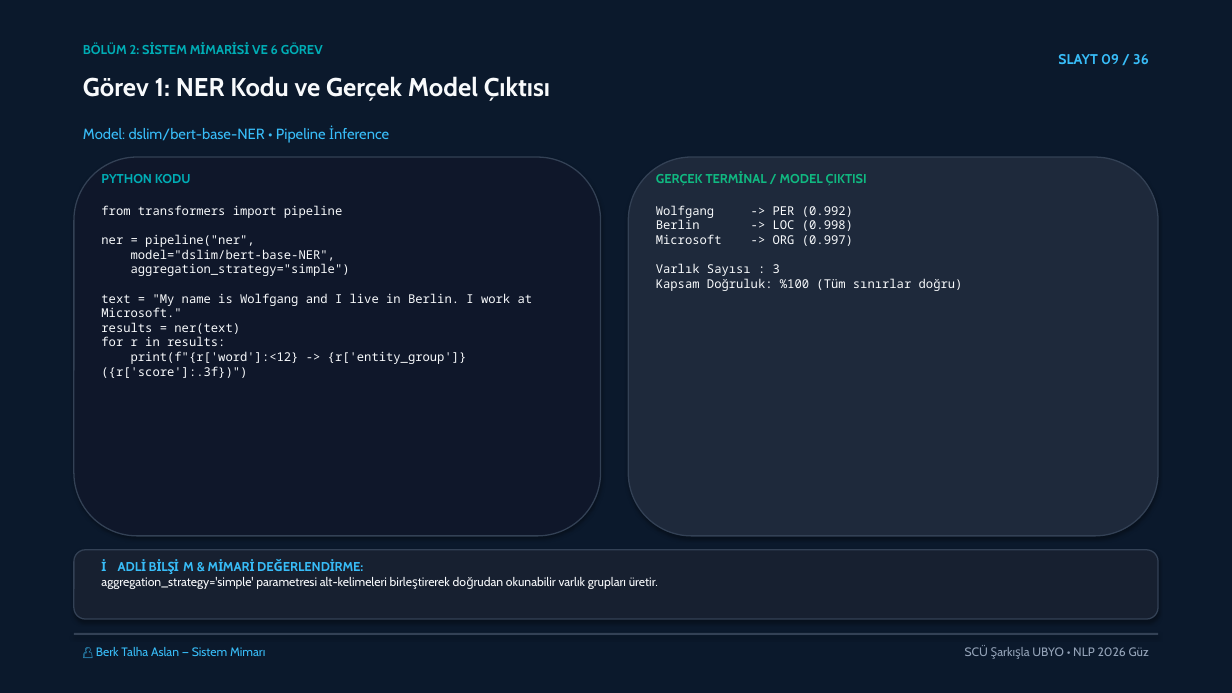
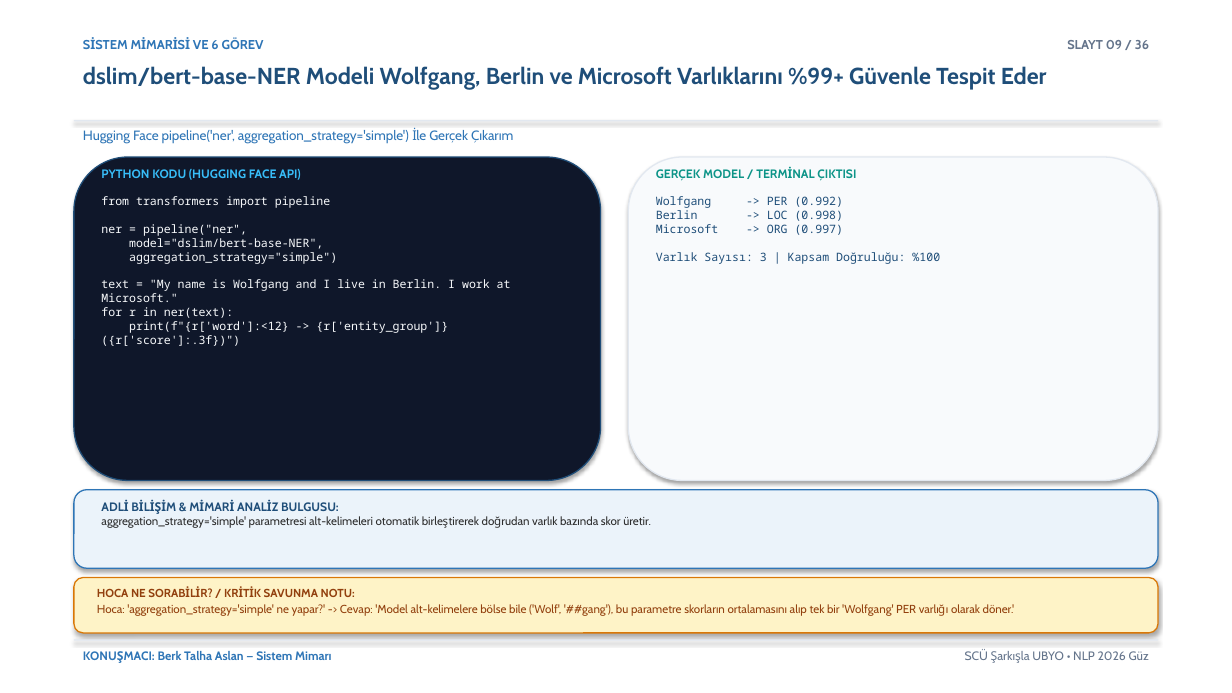
Before and after one commit to mesutpolatgil/NLP_2026, a slide deck: slide 9 of bolum-07-klasik-nlp-gorevleri/07-klasik-nlp-gorevleri/sunum/2026-guz-nlp07.pptx. Drawn at 1232x693 pixels with LibreOffice and Linux fonts; fonts in the diff are those of the drawing. Boxes give left, top, right and bottom in pixels: in the first picture for what was removed or moved away, otherwise in the second. Text is boxed around its words. In the diff, an @@ line names an element or a change of style, - is before the commit and + after.

Commit message:
hafta-07: NLP07 academic-pptx standartlarinda beyaz tema, aksiyon basliklari ve hoca savunma notlari ile guncellendi

```diff
--- a/bolum-07-klasik-nlp-gorevleri/07-klasik-nlp-gorevleri/sunum/2026-guz-nlp07.pptx
+++ b/bolum-07-klasik-nlp-gorevleri/07-klasik-nlp-gorevleri/sunum/2026-guz-nlp07.pptx
@@ rectangle at (0,0,1232,693): fill #0B192C to #FFFFFF @@
@@ text at (95,38,264,49): text changed; text colour #00ADB5 to #2E75B6 @@
-BÖLÜM 2: SİSTEM MİMARİSİ VE 6 GÖREV
+SİSTEM MİMARİSİ VE 6 GÖREV
@@ text "SLAYT 09 / 36": place and size @@
-text "SLAYT 09 / 36" at (1058,54,1149,64)
+text "SLAYT 09 / 36" at (1067,40,1149,49)
@@ text "SLAYT 09 / 36" at (1067,40,1149,49): size 11 to 10 pt, text colour #38BDF8 to #64748B @@
@@ text at (83,66,1047,90): text changed; size 11.5 to 18 pt; text colour #38BDF8 to #1F4E79; bold on @@
-Model: dslim/bert-base-NER • Pipeline İnference
+dslim/bert-base-NER Modeli Wolfgang, Berlin ve Microsoft Varlıklarını %99+ Güvenle Tespit Eder
@@ text removed at (83,76,550,101) @@
-Görev 1: NER Kodu ve Gerçek Model Çıktısı
@@ rectangle added at (74,120,1158,121), fill #E2E8F0 @@
@@ text added at (83,127,513,144), 10.5 pt, text #2E75B6 @@
+Hugging Face pipeline('ner', aggregation_strategy='simple') İle Gerçek Çıkarım
@@ rounded rectangle: place and size @@
-rounded rectangle at (74,157,601,536)
+rounded rectangle at (74,157,601,481)
@@ rounded rectangle at (74,157,601,481): outline #334155 1 pt to #1F4E79 1 pt @@
@@ text at (101,169,301,180): text changed; size 10 to 9.5 pt; text colour #00ADB5 to #38BDF8 @@
-PYTHON KODU
+PYTHON KODU (HUGGING FACE API)
@@ rounded rectangle: place and size @@
-rounded rectangle at (628,157,1158,536)
+rounded rectangle at (628,157,1158,481)
@@ rounded rectangle at (628,157,1158,481): fill #1E293B to #F8FAFC; outline #334155 1 pt to #E2E8F0 1 pt @@
@@ text at (656,169,856,181): text changed; size 10 to 9.5 pt; text colour #10B981 to #0D9488 @@
-GERÇEK TERMİNAL / MODEL ÇIKTISI
+GERÇEK MODEL / TERMİNAL ÇIKTISI
@@ text at (101,196,511,346): text changed; size 9.5 to 9 pt @@
-from transformers import pipeline
-ner = pipeline("ner",
-model="dslim/bert-base-NER",
-aggregation_strategy="simple")
-text = "My name is Wolfgang and I live in Berlin. I work at Microsoft."
-results = ner(text)
-for r in results:
-print(f"{r['word']:<12} -> {r['entity_group']} ({r['score']:.3f})")
+from transformers import pipeline
+ner = pipeline("ner",
+model="dslim/bert-base-NER",
+aggregation_strategy="simple")
+text = "My name is Wolfgang and I live in Berlin. I work at Microsoft."
+for r in ner(text):
+print(f"{r['word']:<12} -> {r['entity_group']} ({r['score']:.3f})")
@@ text at (656,196,940,264): text changed; size 9.5 to 9 pt; text colour #F8FAFC to #1F4E79 @@
-Wolfgang -> PER (0.992)
-Berlin -> LOC (0.998)
-Microsoft -> ORG (0.997)
-Varlık Sayısı : 3
-Kapsam Doğruluk: %100 (Tüm sınırlar doğru)
+Wolfgang -> PER (0.992)
+Berlin -> LOC (0.998)
+Microsoft -> ORG (0.997)
+Varlık Sayısı: 3 | Kapsam Doğruluğu: %100
@@ rounded rectangle added at (74,490,1158,568), fill #EBF3FA, outline #2E75B6 1 pt @@
@@ text at (101,500,651,528): text changed; size 9.5 to 9 pt; text colour #F8FAFC to #2D2D2D @@
-💡 ADLİ BİLİŞİM & MİMARİ DEĞERLENDİRME:
-aggregation_strategy='simple' parametresi alt-kelimeleri birleştirerek doğrudan okunabilir varlık grupları üretir.
+ADLİ BİLİŞİM & MİMARİ ANALİZ BULGUSU:
+aggregation_strategy='simple' parametresi alt-kelimeleri otomatik birleştirerek doğrudan varlık bazında skor üretir.
@@ rounded rectangle: place and size @@
-rounded rectangle at (74,550,1158,619)
+rounded rectangle at (74,578,1158,633)
@@ rounded rectangle at (74,578,1158,633): fill #172030 to #FEF3C7; outline #334155 1 pt to #D97706 1 pt @@
@@ text added at (97,588,1015,616), 9 pt, text #92400E @@
+HOCA NE SORABİLİR? / KRİTİK SAVUNMA NOTU:
+Hoca: 'aggregation_strategy='simple' ne yapar?' -> Cevap: 'Model alt-kelimelere bölse bile ('Wolf', '##gang'), bu parametre skorların ortalamasını alıp tek bir 'Wolfgang' PER varlığı olarak döner.'
@@ rectangle: place and size @@
-rectangle at (74,633,1158,635)
+rectangle at (74,640,1158,640)
@@ rectangle at (74,640,1158,640): fill #334155 to #E2E8F0 @@
@@ text at (158,651,332,660): text changed; text colour #38BDF8 to #2E75B6; bold on @@
-👤 Berk Talha Aslan — Sistem Mimarı
+KONUŞMACI: Berk Talha Aslan — Sistem Mimarı
@@ text "SCÜ Şarkışla UBYO • NLP ..." at (965,651,1149,660): text colour #94A3B8 to #64748B @@
```
Also in this commit, not shown: 34 other slides changed, 1 slide added, 1 slide removed, 1 other file.
